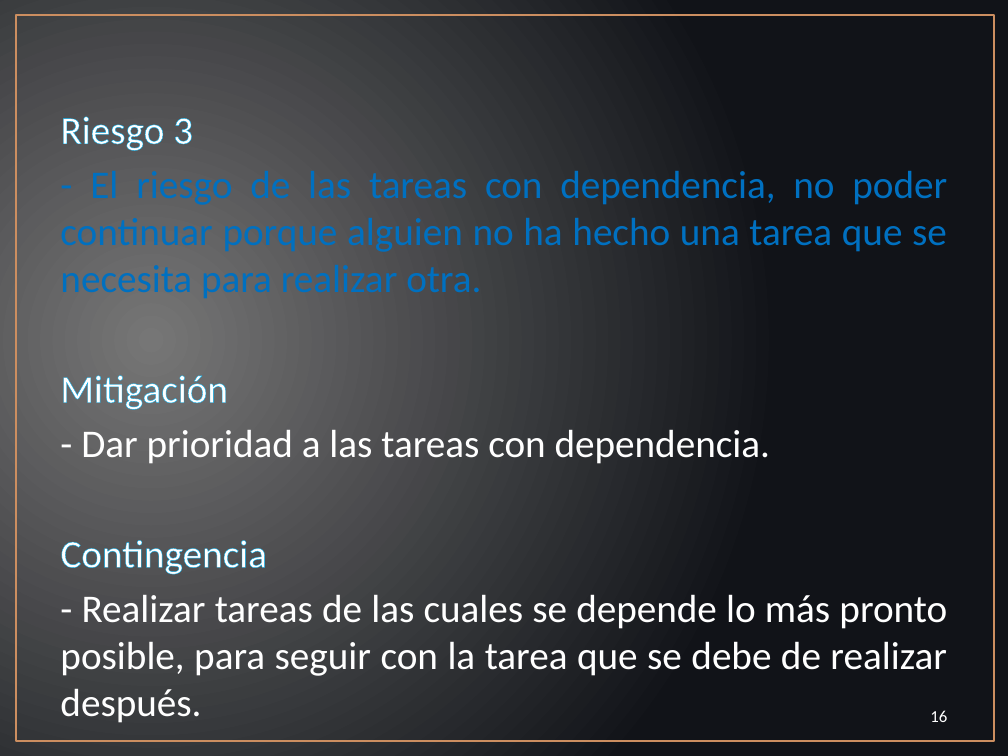
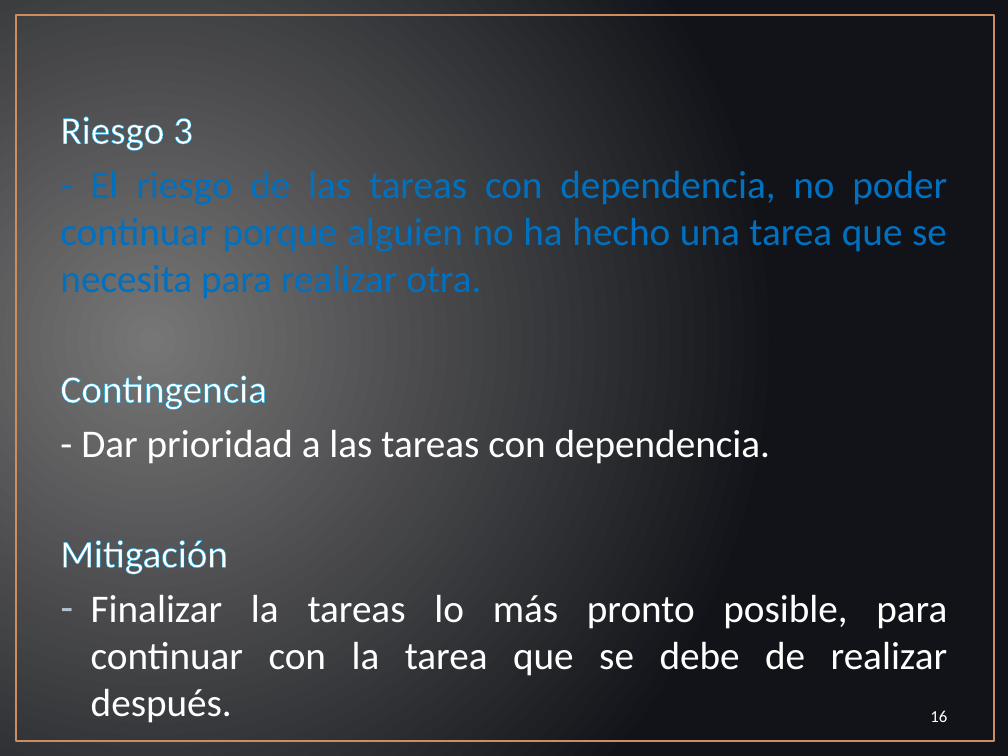
Before and after one commit to EquipoACME/AcmeDev, a slide deck: slide 16 of UPIIZ_PTLL_PresentaciónAprobaciónProyecto.pptx. Drawn at 1008x756 pixels with LibreOffice and Linux fonts; fonts in the diff are those of the drawing. Boxes give left, top, right and bottom in pixels: in the first picture for what was removed or moved away, otherwise in the second. Text is boxed around its words. In the diff, an @@ line names an element or a change of style, - is before the commit and + after.

```diff
--- a/UPIIZ_PTLL_PresentaciónAprobaciónProyecto.pptx
+++ b/UPIIZ_PTLL_PresentaciónAprobaciónProyecto.pptx
@@ text at (x1=60, y1=375, x2=770, y2=464): paragraphs added @@
+Contingencia
+- Dar prioridad a las tareas con dependencia.
@@ text at (x1=91, y1=594, x2=948, y2=723): text changed @@
-- Dar prioridad a las tareas con dependencia.
-Contingencia
-- Realizar tareas de las cuales se depende lo más pronto posible, para seguir con la tarea que se debe de realizar después.
+– Finalizar la tareas lo más pronto posible, para continuar con la tarea que se debe de realizar después.
```
Also in this commit, not shown: 5 other slides changed, 1 other file.
